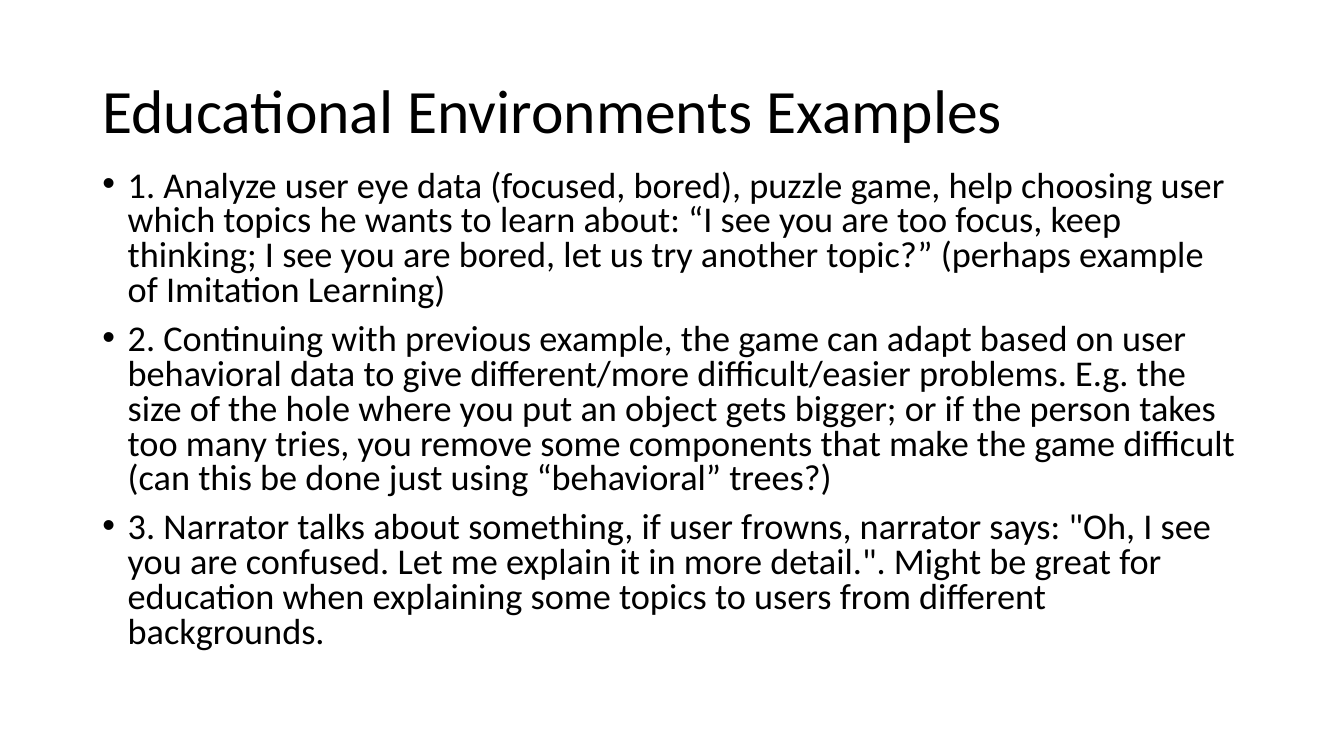
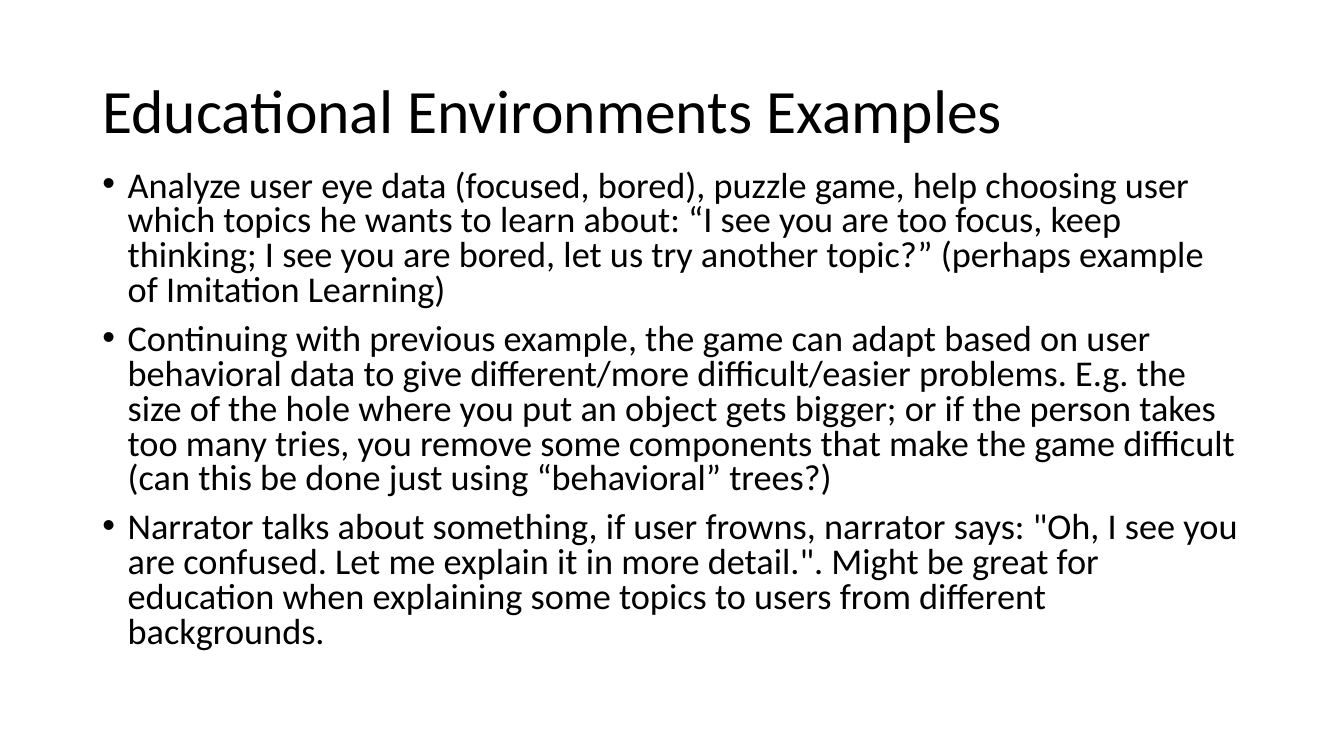
Before and after one commit to ztsv-av/xr_ml, a slide deck: slide 10 of unity-vs-unreal.pptx. Drawn at 1344x756 pixels with LibreOffice and Linux fonts; fonts in the diff are those of the drawing. Boxes give left, top, right and bottom in pixels: in the first picture for what was removed or moved away, otherwise in the second. Text is boxed around its words. In the diff, an @@ line names an element or a change of style, - is before the commit and + after.

Commit message:
upd

```diff
--- a/unity-vs-unreal.pptx
+++ b/unity-vs-unreal.pptx
@@ text at <box>128,171,1237,651</box>: text changed @@
-• 1. Analyze user eye data (focused, bored), puzzle game, help choosing user which topics he wants to learn about: “I see you are too focus, keep thinking; I see you are bored, let us try another topic?” (perhaps example of Imitation Learning)
-• 2. Continuing with previous example, the game can adapt based on user behavioral data to give different/more difficult/easier problems. E.g. the size of the hole where you put an object gets bigger; or if the person takes too many tries, you remove some components that make the game difficult (can this be done just using “behavioral” trees?)
-• 3. Narrator talks about something, if user frowns, narrator says: "Oh, I see you are confused. Let me explain it in more detail.". Might be great for education when explaining some topics to users from different backgrounds.
+• Analyze user eye data (focused, bored), puzzle game, help choosing user which topics he wants to learn about: “I see you are too focus, keep thinking; I see you are bored, let us try another topic?” (perhaps example of Imitation Learning)
+• Continuing with previous example, the game can adapt based on user behavioral data to give different/more difficult/easier problems. E.g. the size of the hole where you put an object gets bigger; or if the person takes too many tries, you remove some components that make the game difficult (can this be done just using “behavioral” trees?)
+• Narrator talks about something, if user frowns, narrator says: "Oh, I see you are confused. Let me explain it in more detail.". Might be great for education when explaining some topics to users from different backgrounds.
```
Also in this commit, not shown: 2 other slides changed.
